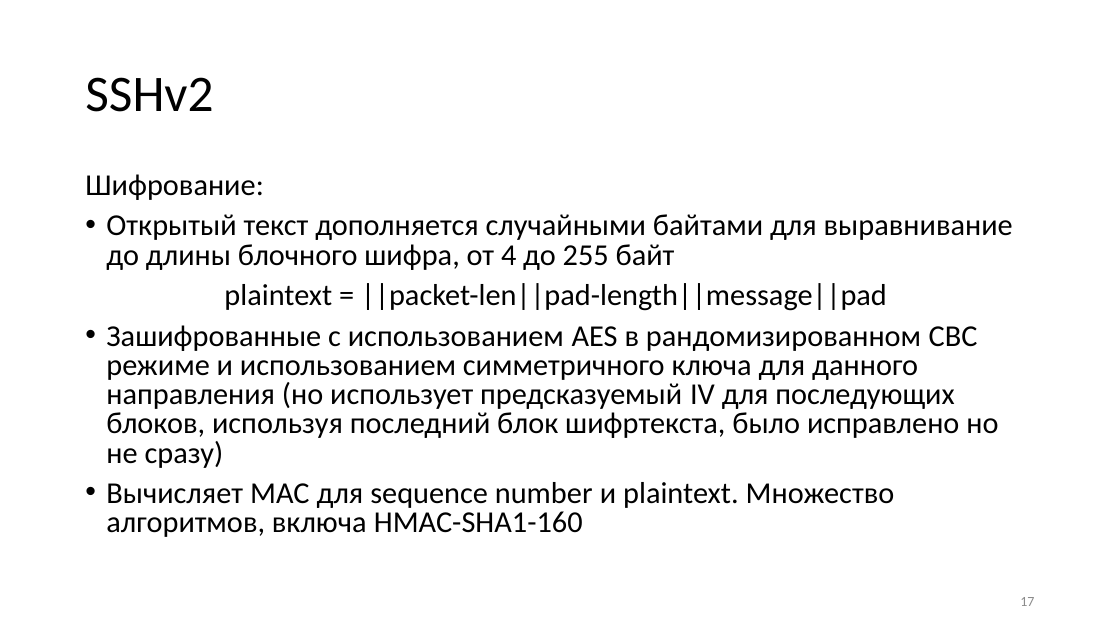
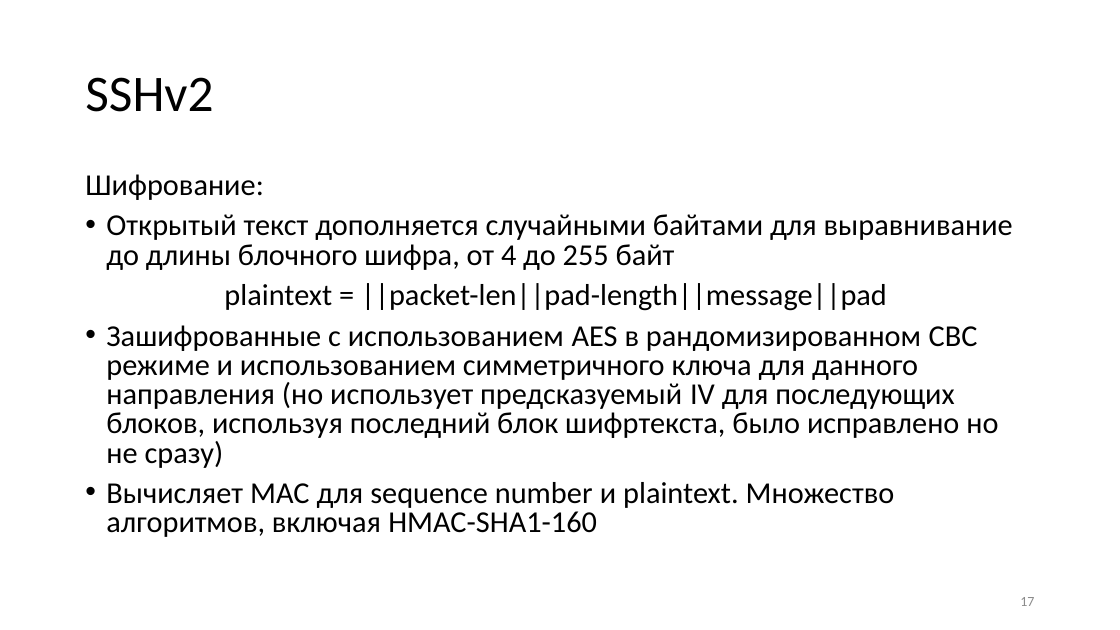
Before and after one commit to CryptoCourse/CryptoLectures, a slide deck: slide 17 of Lectures/Lecture13.pptx. Drawn at 1120x630 pixels with LibreOffice and Linux fonts; fonts in the diff are those of the drawing. Boxes give left, top, right and bottom in pixels: in the first picture for what was removed or moved away, otherwise in the second. Text is boxed around its words. In the diff, an @@ line names an element or a change of style, - is before the commit and + after.

```diff
--- a/Lectures/Lecture13.pptx
+++ b/Lectures/Lecture13.pptx
@@ text at bbox=[106, 482, 895, 537]: text changed @@
-• Вычисляет MAC для sequence number и plaintext. Множество алгоритмов, включа HMAC-SHA1-160
+• Вычисляет MAC для sequence number и plaintext. Множество алгоритмов, включая HMAC-SHA1-160
```
Also in this commit, not shown: 3 other slides changed, 2 other files.
